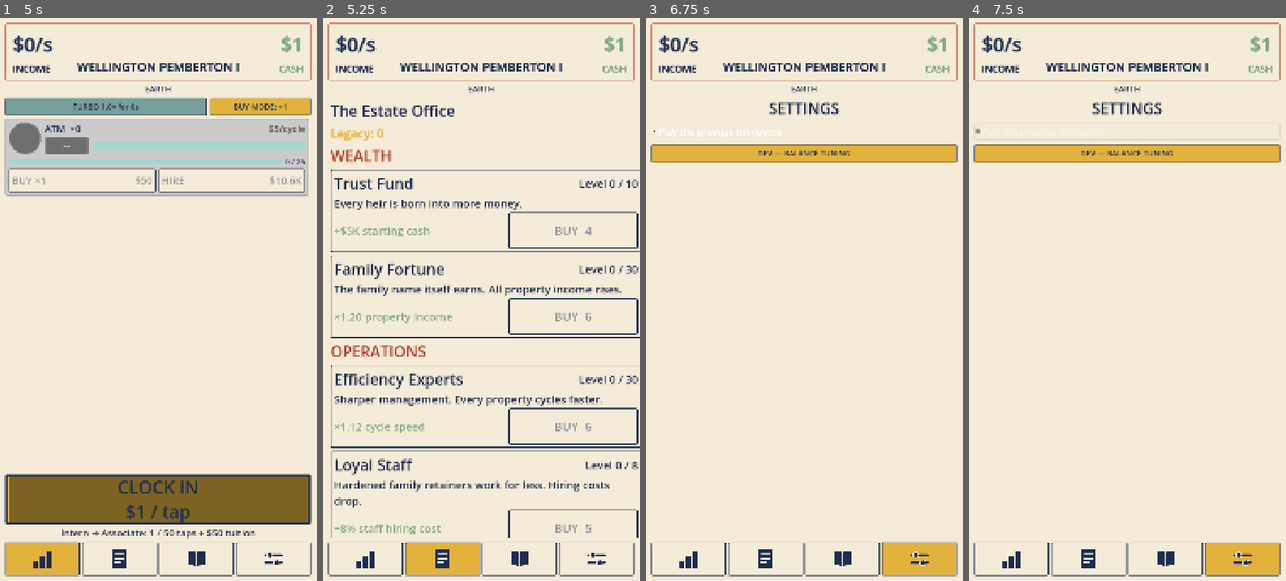
Above: before the commit, frames 1-4 (left to right).
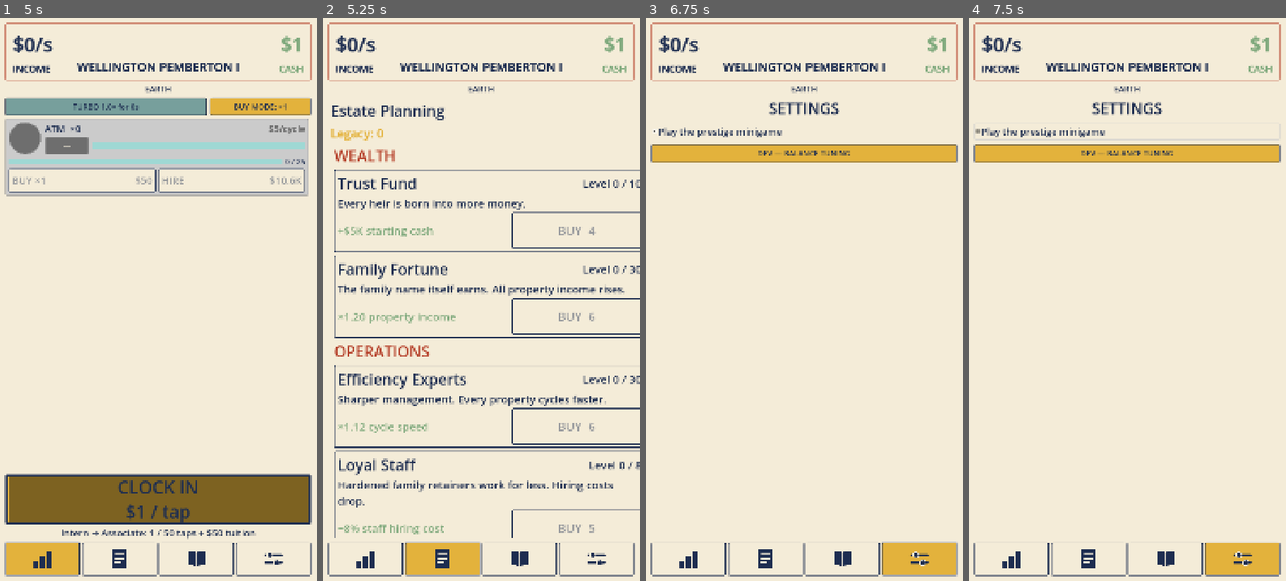
Above: after the commit, the same moments.

Repository: TimGoergen/american-tycoon
Game: Godot game, scene res://Main.tscn
The game is run twice, just before and just after one commit, with the same random seed, the same clock (stepped at 60 frames per second) and the same inputs.
Inputs (mouse positions are in pixels of both pictures, inside the frame that each line leads up to):
- Up to frame 1 (5 s): click "BUY MODE: ×1" at 0.5 s; click "BUY MODE: ×10" at 1.25 s; click "BUY MODE: ×100" at 2 s; click "BUY MODE: MAX" at 2.75 s; click "CLOCK IN $1 / tap" at 3.5 s; click (41, 558) at 4.27 s
- Up to frame 2 (5.25 s): click (443, 558) at 5.02 s
- Up to frame 3 (6.75 s): click (842, 558) at 5.77 s; click (918, 558) at 6.52 s
- Up to frame 4 (7.5 s): click "Play the prestige minigame" at 7.25 s

Frame 1 is identical in both runs. In frame 2, 9.4% of the frame differs, in the area x 2-100%, y 15-93%; in frame 3, 0.3%; in frame 4, 0.3%.

Commit message:
ui: estate tab polish — title, symmetric card margins, readable toggle
- Estate tab header relabeled to "Estate Planning" (was "The Estate Office").
- Upgrade cards no longer run off the right edge: the scroll used
  SCROLL_MODE_RESERVE (a one-sided right gutter); switched to AUTO and
  wrapped the card list in a MarginContainer with equal 12px left/right
  insets, so every card outline has the same margin on both sides and the
  overlay scrollbar sits in the right inset, clear of the cards.
- Settings "Play the prestige minigame" checkbox: force navy text in all
  states (font_color + pressed/hover/focus/disabled). The default theme's
  checked/hover color was a pale near-white, unreadable on the cream tab.

Verified: editor import + headless boot clean.

Co-Authored-By: Claude Opus 4.8 <noreply@anthropic.com>

Diff:
--- a/game/scripts/Main.gd
+++ b/game/scripts/Main.gd
@@ -380,7 +380,11 @@
 	_minigame_check = CheckBox.new()
 	_minigame_check.text = "Play the prestige minigame"
 	_minigame_check.add_theme_font_size_override("font_size", UiPalette.FONT_BODY)
-	_minigame_check.add_theme_color_override("font_color", UiPalette.NAVY)
+	# Navy text in every state — the default theme's checked/hover/pressed colors are a
+	# pale near-white that was unreadable on the cream tab (Tim, 2026-06-22).
+	for state in ["font_color", "font_pressed_color", "font_hover_color",
+			"font_focus_color", "font_hover_pressed_color", "font_disabled_color"]:
+		_minigame_check.add_theme_color_override(state, UiPalette.NAVY)
 	_minigame_check.button_pressed = game.ui_minigame_enabled
 	_minigame_check.toggled.connect(func(on: bool) -> void: game.ui_minigame_enabled = on)
 	v.add_child(_minigame_check)
--- a/game/scripts/ui/LegacyScreen.gd
+++ b/game/scripts/ui/LegacyScreen.gd
@@ -93,7 +93,7 @@
 	# ── Header: "The Estate Office" then the Legacy wallet, STACKED (not side-by-side,
 	# which overflowed the tab width at large type). ──
 	var title := Label.new()
-	title.text = "The Estate Office"
+	title.text = "Estate Planning"
 	title.add_theme_color_override("font_color", UiPalette.NAVY)
 	title.add_theme_font_size_override("font_size", TITLE_SIZE)
 	column.add_child(title)
@@ -112,13 +112,22 @@
 	var scroll := ScrollContainer.new()
 	scroll.size_flags_vertical = Control.SIZE_EXPAND_FILL
 	scroll.horizontal_scroll_mode = ScrollContainer.SCROLL_MODE_DISABLED
-	scroll.vertical_scroll_mode = ScrollContainer.SCROLL_MODE_RESERVE
+	# AUTO (not RESERVE): the scrollbar overlays the right inset rather than reserving a
+	# one-sided gutter that pushed cards off the right edge. The MarginContainer below then
+	# gives every card outline the SAME margin on the left and right.
+	scroll.vertical_scroll_mode = ScrollContainer.SCROLL_MODE_AUTO
 	column.add_child(scroll)
+
+	var list_margin := MarginContainer.new()
+	list_margin.size_flags_horizontal = Control.SIZE_EXPAND_FILL
+	list_margin.add_theme_constant_override("margin_left", 12)
+	list_margin.add_theme_constant_override("margin_right", 12)
+	scroll.add_child(list_margin)
 
 	var list := VBoxContainer.new()
 	list.add_theme_constant_override("separation", 10)
 	list.size_flags_horizontal = Control.SIZE_EXPAND_FILL
-	scroll.add_child(list)
+	list_margin.add_child(list)
 
 	var current_category := ""
 	for definition in LegacyUpgradeCatalog.all():
